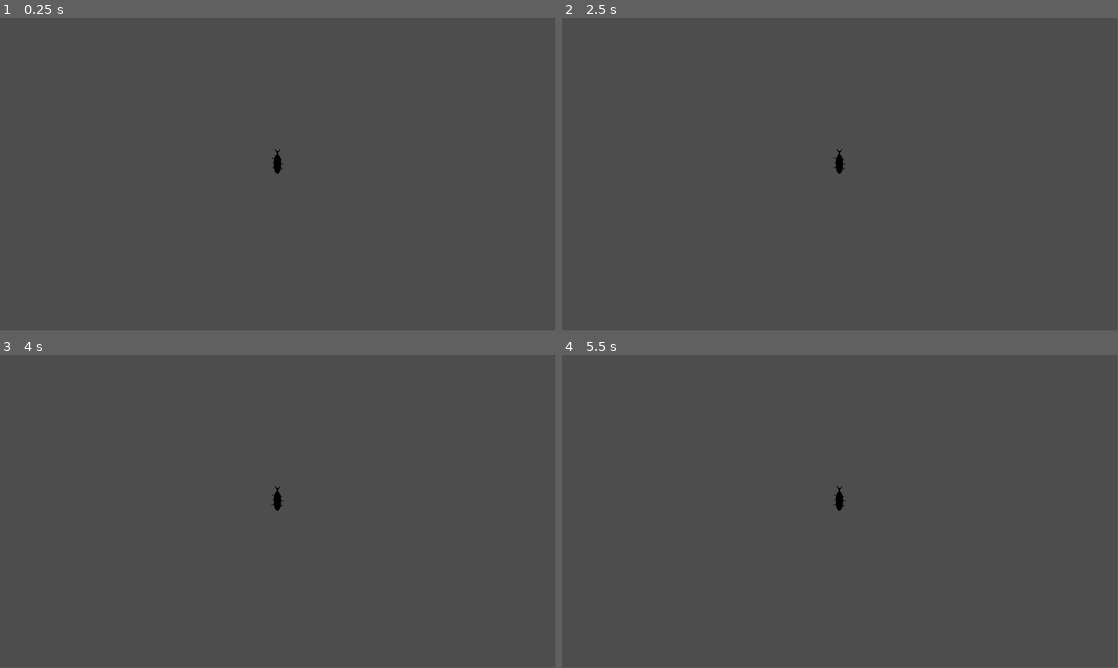
Above: before the commit, frames 1-4 (two rows, left to right).
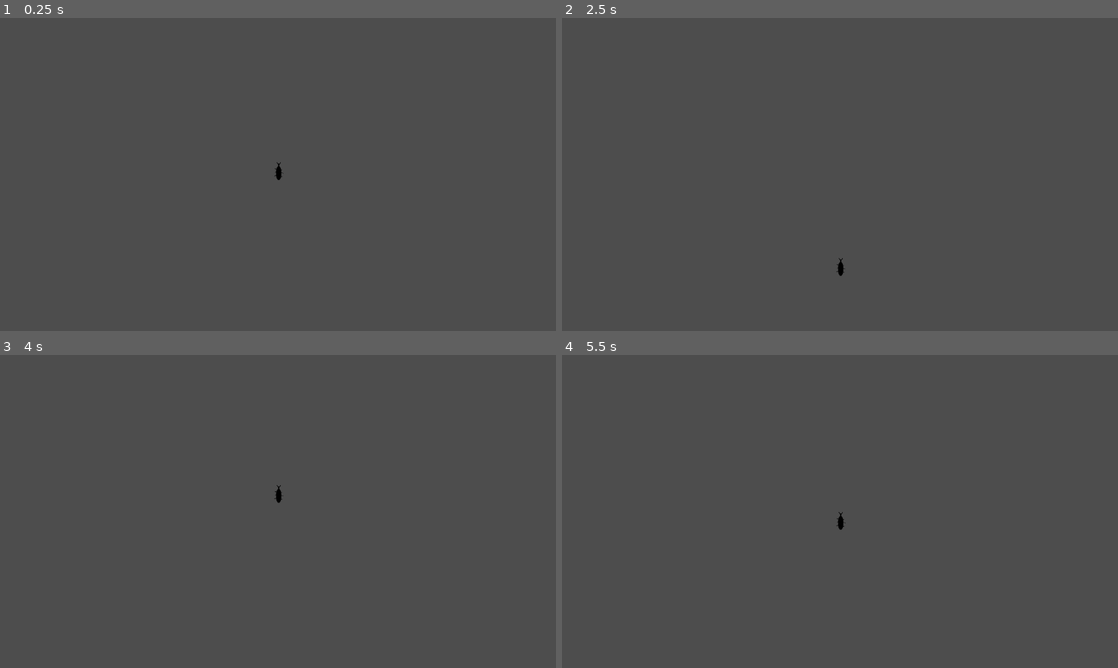
Above: after the commit, the same moments.

Repository: CarterHorton/starrrboard-HO
Game: Godot game, scene res://scenes/game.tscn
Two runs of this game, one before a commit and one after it. Both use one fixed random seed, a clock stepped at 60 frames per second and the inputs below.
Inputs:
- Up to frame 1 (0.25 s): no input
- Up to frame 2 (2.5 s): tap Enter at 0.5, 2 s; hold Up (move_forward, bound only after the commit) 0.53-1.28 s; tap Space at 1.25 s; hold Down (move_backward, bound only after the commit) 1.28-2.03 s; hold Up (move_forward, bound only after the commit) from 2.03 s (still down)
- Up to frame 3 (4 s): tap Space at 2.75 s; tap Enter at 3.5 s; release Up (move_forward, bound only after the commit) at 3.53 s; hold Down (move_backward, bound only after the commit) from 3.53 s (still down)
- Up to frame 4 (5.5 s): keep holding Down (move_backward, bound only after the commit); tap Space at 4.25 s
In our replay, the window is 799x449 before the commit and 800x450 after it. These sizes can differ from the game's own. Grey fills any space a smaller window leaves; there, only what the larger window draws over its background counts as a difference.

The runs differ from the first frame. In frame 1, less than 0.1% of the frame differs, in the area x 48-52%, y 41-52%; in frame 2, 0.1%, in the area x 48-52%, y 41-83%; in frame 3, less than 0.1%; in frame 4, 0.1%.

Commit message:
added camera to character

Diff:
--- a/starrrboard,-ho!/project.godot
+++ b/starrrboard,-ho!/project.godot
@@ -14,3 +14,40 @@
 run/main_scene="uid://cpf66xjmf73s2"
 config/features=PackedStringArray("4.5", "Forward Plus")
 config/icon="res://icon.svg"
+
+[display]
+
+window/size/viewport_width=1280
+window/size/viewport_height=720
+
+[input]
+
+move_forward={
+"deadzone": 0.2,
+"events": [Object(InputEventKey,"resource_local_to_scene":false,"resource_name":"","device":-1,"window_id":0,"alt_pressed":false,"shift_pressed":false,"ctrl_pressed":false,"meta_pressed":false,"pressed":false,"keycode":0,"physical_keycode":4194320,"key_label":0,"unicode":0,"location":0,"echo":false,"script":null)
+, Object(InputEventKey,"resource_local_to_scene":false,"resource_name":"","device":-1,"window_id":0,"alt_pressed":false,"shift_pressed":false,"ctrl_pressed":false,"meta_pressed":false,"pressed":false,"keycode":0,"physical_keycode":87,"key_label":0,"unicode":119,"location":0,"echo":false,"script":null)
+]
+}
+move_backward={
+"deadzone": 0.2,
+"events": [Object(InputEventKey,"resource_local_to_scene":false,"resource_name":"","device":-1,"window_id":0,"alt_pressed":false,"shift_pressed":false,"ctrl_pressed":false,"meta_pressed":false,"pressed":false,"keycode":0,"physical_keycode":4194322,"key_label":0,"unicode":0,"location":0,"echo":false,"script":null)
+, Object(InputEventKey,"resource_local_to_scene":false,"resource_name":"","device":-1,"window_id":0,"alt_pressed":false,"shift_pressed":false,"ctrl_pressed":false,"meta_pressed":false,"pressed":false,"keycode":0,"physical_keycode":83,"key_label":0,"unicode":115,"location":0,"echo":false,"script":null)
+]
+}
+rotate_left={
+"deadzone": 0.2,
+"events": [Object(InputEventKey,"resource_local_to_scene":false,"resource_name":"","device":-1,"window_id":0,"alt_pressed":false,"shift_pressed":false,"ctrl_pressed":false,"meta_pressed":false,"pressed":false,"keycode":0,"physical_keycode":4194319,"key_label":0,"unicode":0,"location":0,"echo":false,"script":null)
+, Object(InputEventKey,"resource_local_to_scene":false,"resource_name":"","device":-1,"window_id":0,"alt_pressed":false,"shift_pressed":false,"ctrl_pressed":false,"meta_pressed":false,"pressed":false,"keycode":0,"physical_keycode":65,"key_label":0,"unicode":97,"location":0,"echo":false,"script":null)
+]
+}
+rotate_right={
+"deadzone": 0.2,
+"events": [Object(InputEventKey,"resource_local_to_scene":false,"resource_name":"","device":-1,"window_id":0,"alt_pressed":false,"shift_pressed":false,"ctrl_pressed":false,"meta_pressed":false,"pressed":false,"keycode":0,"physical_keycode":4194321,"key_label":0,"unicode":0,"location":0,"echo":false,"script":null)
+, Object(InputEventKey,"resource_local_to_scene":false,"resource_name":"","device":-1,"window_id":0,"alt_pressed":false,"shift_pressed":false,"ctrl_pressed":false,"meta_pressed":false,"pressed":false,"keycode":0,"physical_keycode":68,"key_label":0,"unicode":100,"location":0,"echo":false,"script":null)
+]
+}
+shoot={
+"deadzone": 0.2,
+"events": [Object(InputEventKey,"resource_local_to_scene":false,"resource_name":"","device":-1,"window_id":0,"alt_pressed":false,"shift_pressed":false,"ctrl_pressed":false,"meta_pressed":false,"pressed":false,"keycode":0,"physical_keycode":32,"key_label":0,"unicode":32,"location":0,"echo":false,"script":null)
+]
+}
--- /dev/null
+++ b/starrrboard,-ho!/scenes/camera.tscn
@@ -0,0 +1,3 @@
+[gd_scene format=3 uid="uid://di0atnat0n2c"]
+
+[node name="Camera2D" type="Camera2D"]
--- a/starrrboard,-ho!/scenes/game.tscn
+++ b/starrrboard,-ho!/scenes/game.tscn
@@ -1,9 +1,13 @@
-[gd_scene load_steps=2 format=3 uid="uid://cpf66xjmf73s2"]
+[gd_scene load_steps=3 format=3 uid="uid://cpf66xjmf73s2"]
 
 [ext_resource type="PackedScene" uid="uid://cs04s23q5dicv" path="res://scenes/player.tscn" id="1_uwrxv"]
+[ext_resource type="PackedScene" uid="uid://di0atnat0n2c" path="res://scenes/camera.tscn" id="2_yqjtg"]
 
 [node name="game" type="Node2D"]
-position = Vector2(578, 302)
+position = Vector2(640, 360)
 
 [node name="player" parent="." instance=ExtResource("1_uwrxv")]
-position = Vector2(-2, 0)
+
+[node name="camera" parent="player" instance=ExtResource("2_yqjtg")]
+position = Vector2(-2, 4)
+position_smoothing_enabled = true
--- a/starrrboard,-ho!/scenes/player.tscn
+++ b/starrrboard,-ho!/scenes/player.tscn
@@ -1,14 +1,24 @@
-[gd_scene load_steps=3 format=3 uid="uid://cs04s23q5dicv"]
+[gd_scene load_steps=4 format=3 uid="uid://cs04s23q5dicv"]
 
 [ext_resource type="Texture2D" uid="uid://bxb8qc6n243i2" path="res://assets/betaShip.png" id="1_3vyb7"]
+[ext_resource type="Script" uid="uid://cnyvr5xqdv8je" path="res://scripts/player.gd" id="1_g2els"]
 
-[sub_resource type="CapsuleShape2D" id="CapsuleShape2D_g2els"]
-height = 36.0
+[sub_resource type="CircleShape2D" id="CircleShape2D_g2els"]
+radius = 12.5
 
 [node name="CharacterBody2D" type="CharacterBody2D"]
+script = ExtResource("1_g2els")
 
 [node name="Sprite2D" type="Sprite2D" parent="."]
+scale = Vector2(0.8, 0.8)
 texture = ExtResource("1_3vyb7")
 
-[node name="CollisionShape2D" type="CollisionShape2D" parent="Sprite2D"]
-shape = SubResource("CapsuleShape2D_g2els")
+[node name="CollisionShape2D" type="CollisionShape2D" parent="."]
+position = Vector2(0, -6.9999995)
+scale = Vector2(0.8, 0.8)
+shape = SubResource("CircleShape2D_g2els")
+
+[node name="CollisionShape2D2" type="CollisionShape2D" parent="."]
+position = Vector2(1.1920929e-07, 8)
+scale = Vector2(0.64000005, 0.64000005)
+shape = SubResource("CircleShape2D_g2els")
--- /dev/null
+++ b/starrrboard,-ho!/scripts/player.gd
@@ -0,0 +1,14 @@
+extends CharacterBody2D
+
+@export var acceleration := 10
+
+func _physics_process(delta: float) -> void:
+
+	var input_vector := Vector2(0,Input.get_axis("move_forward","move_backward"))
+	velocity += input_vector*acceleration
+	move_and_slide()
+
+
+	var screen_size=get_viewport_rect().size
+	if global_position.y < 0:
+		global_position.y=screen_size.y
Not shown, added: starrrboard,-ho!/scripts/player.gd.uid
